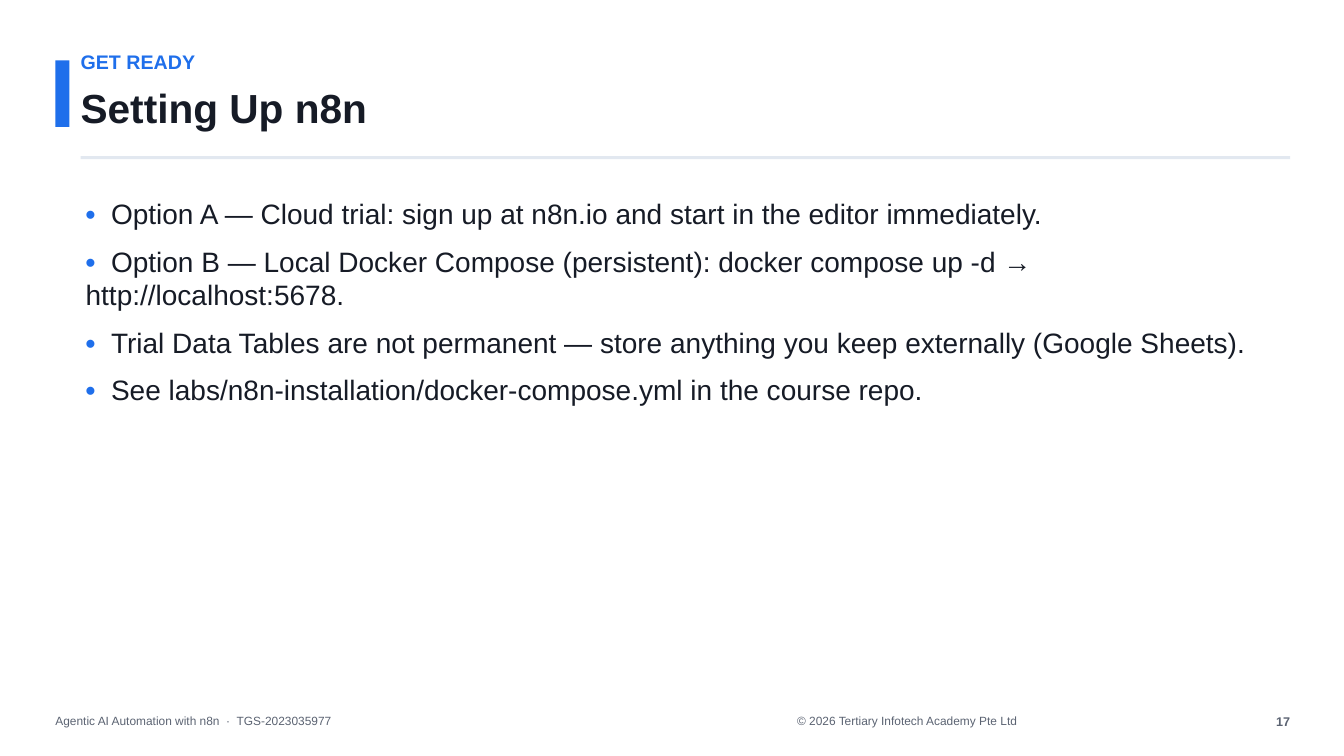
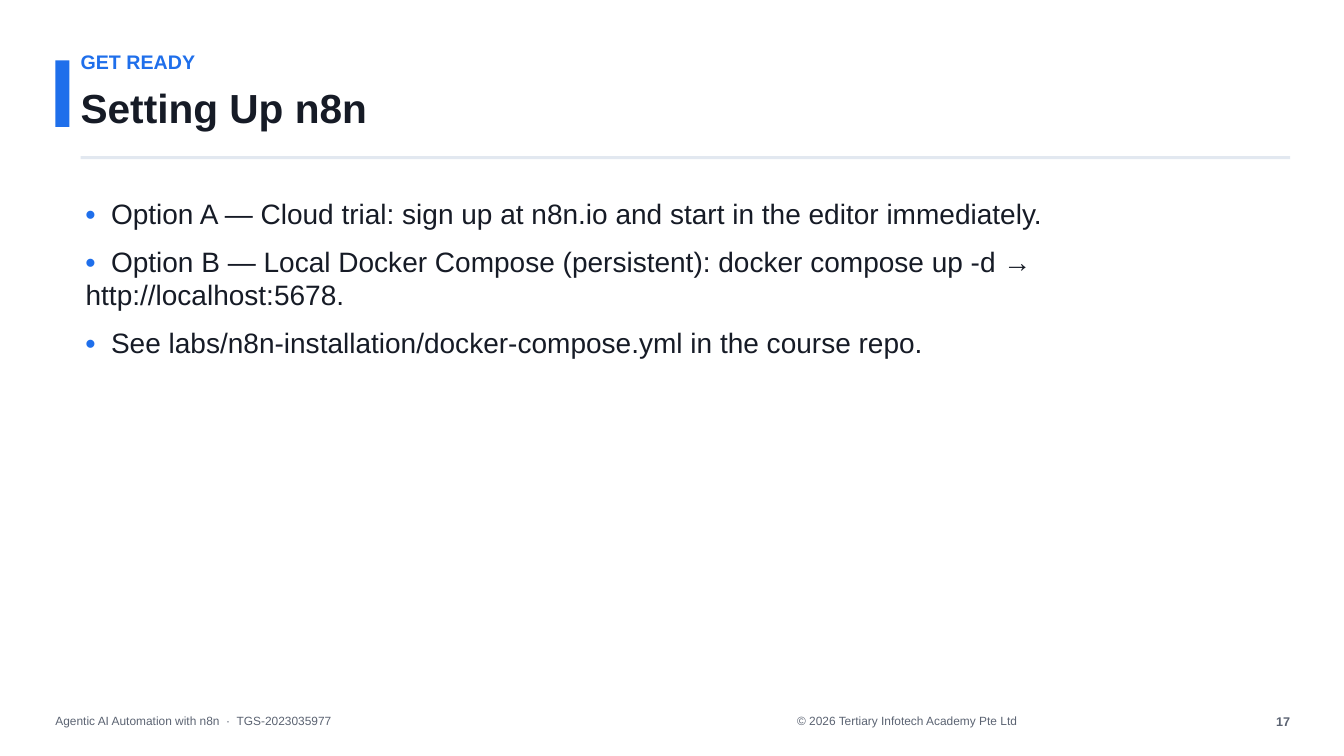
Before and after one commit to tertiarycourses/TGS-2023035977-Agentic-AI-Automation-with-n8n, a slide deck: slide 18 of courseware/Agentic AI Automation with n8n.pptx. Drawn at 1344x756 pixels with LibreOffice and Linux fonts; fonts in the diff are those of the drawing. Boxes give left, top, right and bottom in pixels: in the first picture for what was removed or moved away, otherwise in the second. Text is boxed around its words. In the diff, an @@ line names an element or a change of style, - is before the commit and + after.

```diff
--- a/courseware/Agentic AI Automation with n8n.pptx
+++ b/courseware/Agentic AI Automation with n8n.pptx
@@ text at (x1=111, y1=332, x2=1244, y2=358): paragraph removed @@
-• Trial Data Tables are not permanent — store anything you keep externally (Google Sheets).
```
Also in this commit, not shown: 3 other slides changed, 1 other file.
